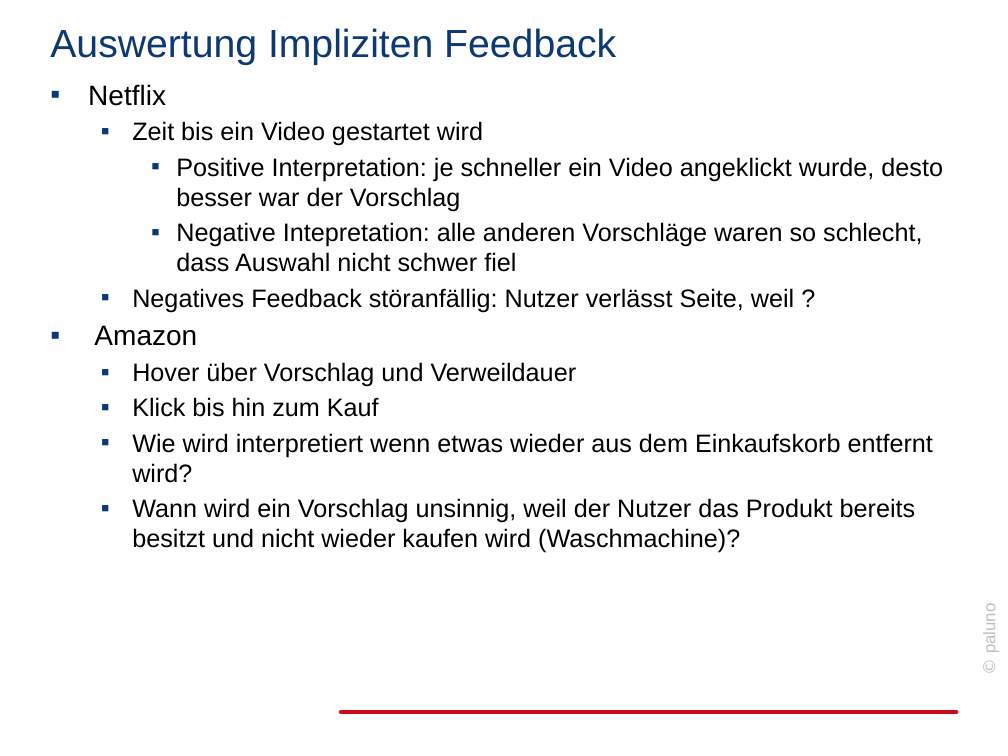
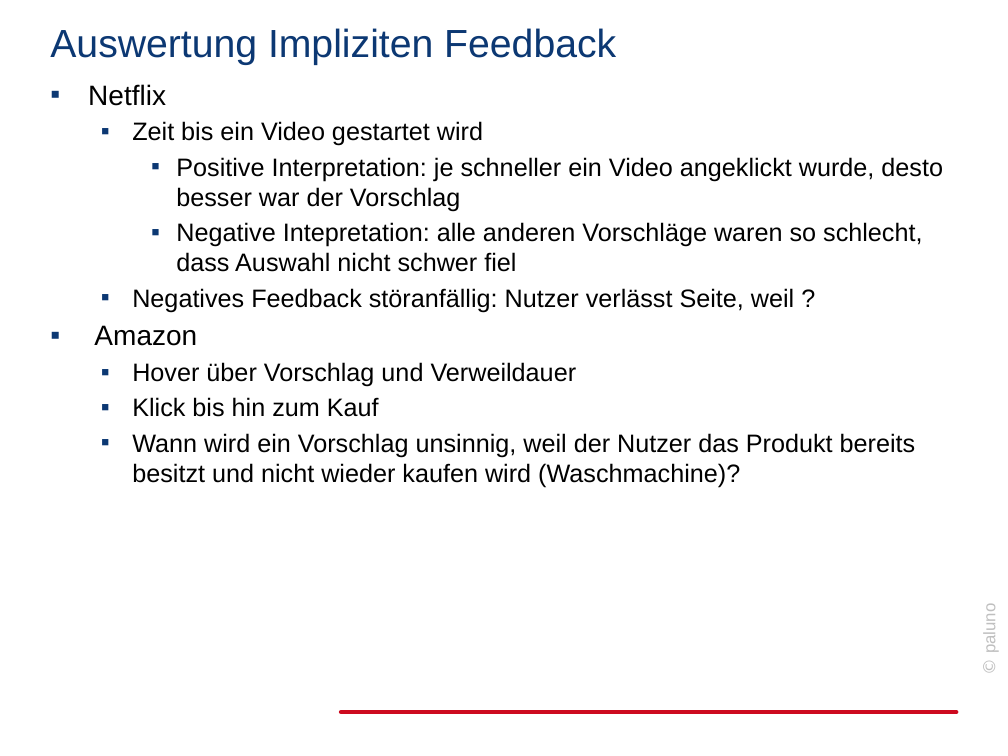
Before and after one commit to jabuettner/citavi, a slide deck: slide 12 of Diss (repo)/Recommender.pptx. Drawn at 1008x756 pixels with LibreOffice and Linux fonts; fonts in the diff are those of the drawing; background and template pictures are left out. Boxes give left, top, right and bottom in pixels: in the first picture for what was removed or moved away, otherwise in the second. Text is boxed around its words. In the diff, an @@ line names an element or a change of style, - is before the commit and + after.

```diff
--- a/Diss (repo)/Recommender.pptx
+++ b/Diss (repo)/Recommender.pptx
@@ text at <box>132,433,933,483</box>: paragraph removed @@
-  ▪ Wie wird interpretiert wenn etwas wieder aus dem Einkaufskorb entfernt wird?
```
Also in this commit, not shown: 12 other slides changed, 5 slides added, 1 slide removed.
